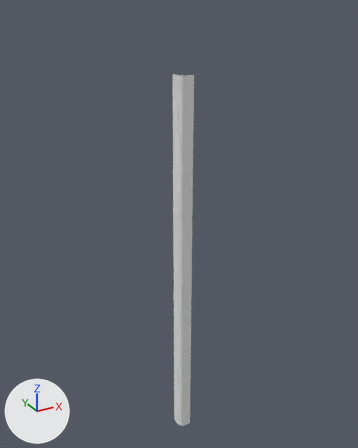
A saved change to the FBX model Source/Assets/Models/Axel/Modular/Int_Corner.fbx.
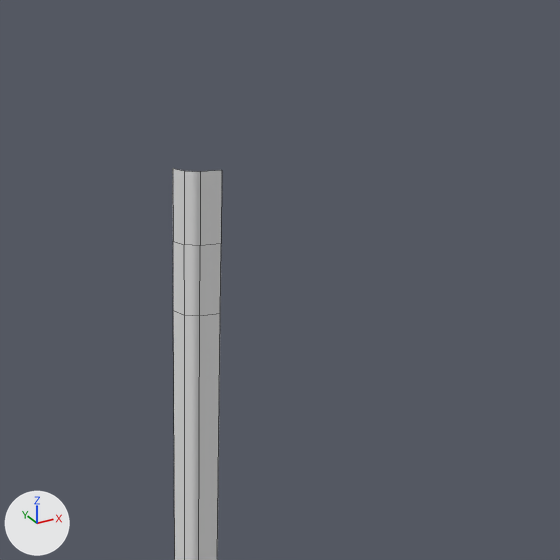
There are two pictures of each version: one whole from a 50 mm lens placed at (-1.64, -2.89, 3.49), pointed at (-0.07, -0.03, 2.06), one close up on the part from 27% to 96% of the width and 0% to 55% of the height. The lights are fixed; the arrows at lower left show +X, +Y and +Z. The close-ups show mesh edges as thin lines. Where no turn or scale is listed for an object, it has been applied to the vertices.

In view in the first close-up: 'Int_Corner'.
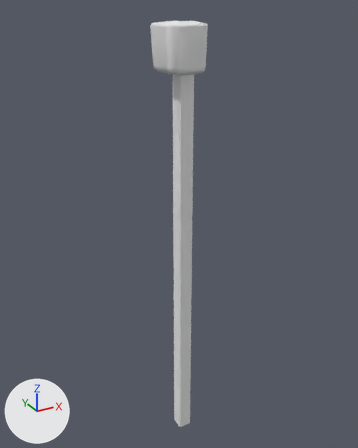
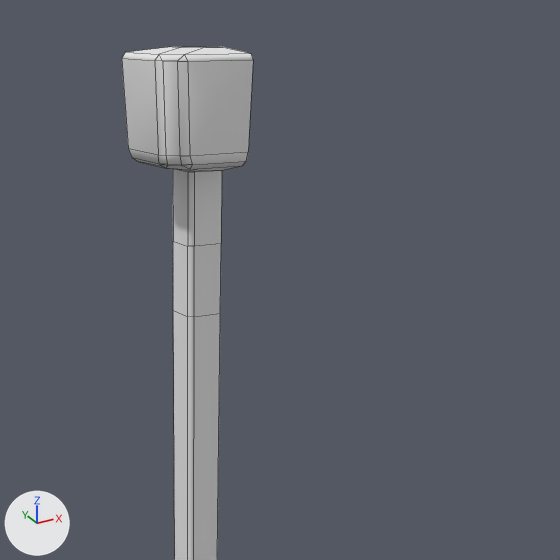
What the commit changed:
me_cube_003 is used by ob_int_corner; location (0.0, 0.0, 0.0).
Verts and faces of me_cube_003; kept vertices keep their numbers, new ones are numbered from 20.
Before the commit, vertices of me_cube_003: 10 (-0.07, -0.1, 0.2), 11 (-0.1, -0.07, 0.2), 12 (-0.1, -0.07, 3.1) at pixel (184, 170), 13 (-0.07, -0.1, 3.1) at pixel (200, 171), 14 (-0.07, -0.1, 0.4).
Before the commit, vertices of me_cube_003: 15 (-0.1, -0.07, 0.4), 16 (-0.07, -0.1, 2.7) at pixel (199, 316), 17 (-0.1, -0.07, 2.7) at pixel (184, 315), 18 (-0.07, -0.1, 2.9) at pixel (200, 245), 19 (-0.1, -0.07, 2.9) at pixel (184, 244).
me_cube_003 had 20 vertices, 12 faces and spanned x -0.1..0.0, y -0.1..0.0, z 0.2..3.1.
me_cube_003 now has 60 vertices, 43 faces and spans x -0.25..0.0, y -0.25..0.0, z 0.2..3.41.
me_cube_003 part 1: a new loose piece of 40 vertices spanning x -0.25..0.0, y -0.25..0.0, z 3.1..3.41, in mat_mat_environment (white #e7e7e7).
Part 2, on me_cube_003:
Vertices 10, 13, 14, 16, 18 move by (-0.02, 0.0, 0.0).
Vertices 11, 12, 15, 17, 19 move by (0.0, -0.02, 0.0).

What differs and where, as boxes (x1, y1, x2, y2) in the close-ups (560 x 560 px; the box of a moved part takes in the faces that stretch with it):
'Int_Corner', reshaped: before (173, 168, 222, 560); after (122, 47, 253, 560)
part 1 of me_cube_003, added: after (122, 47, 253, 171)
part 2 of me_cube_003, moved or reshaped: before (173, 168, 222, 560); after (173, 169, 222, 560)
